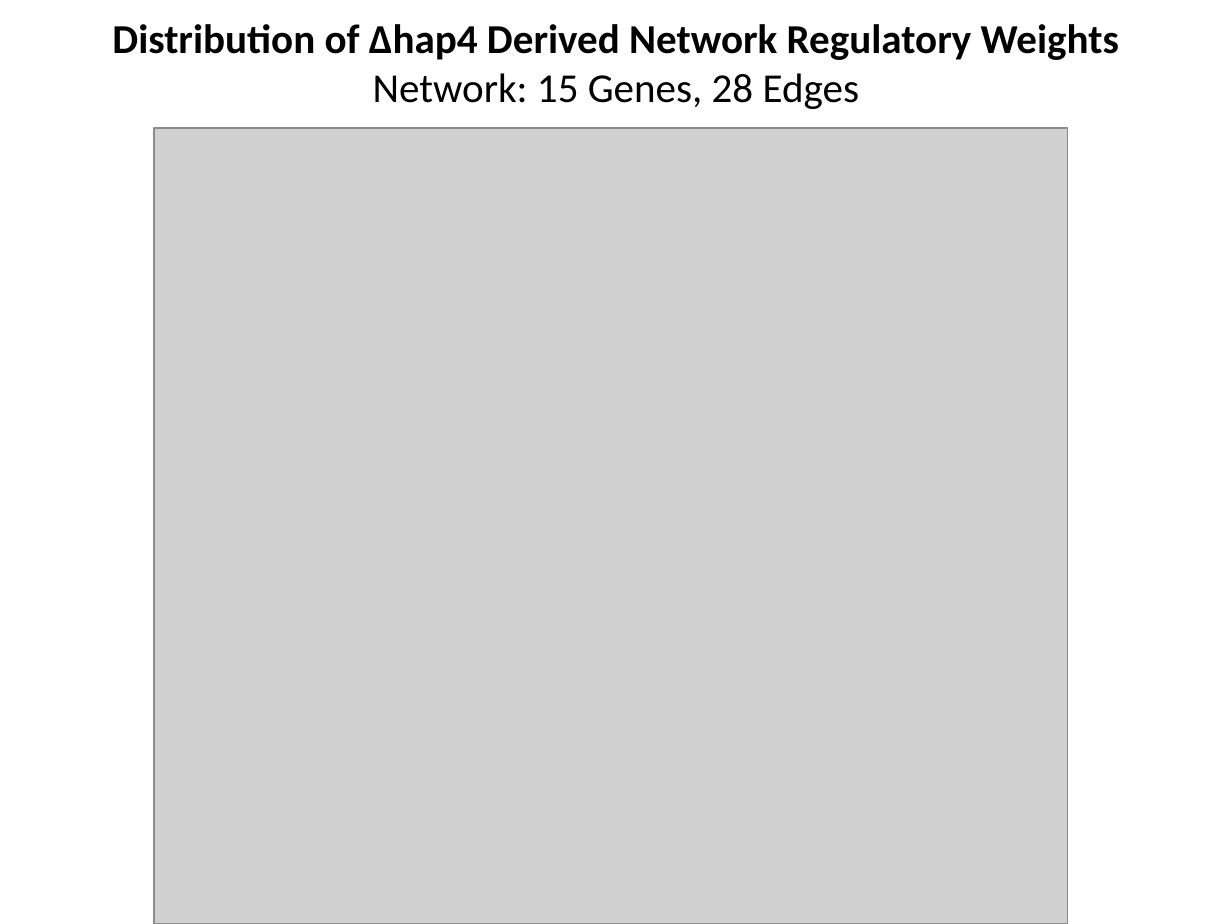
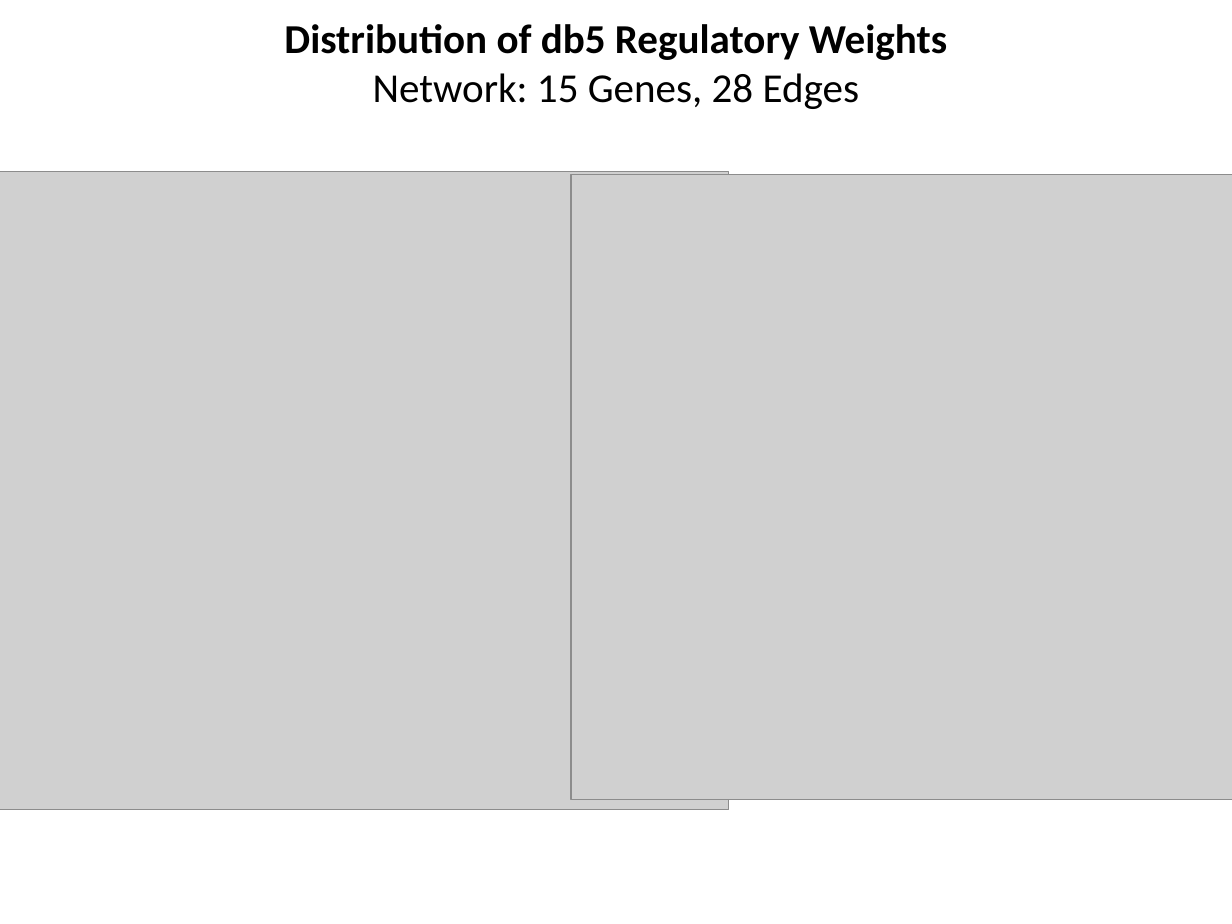
Before and after one commit to kdahlquist/DahlquistLab, a slide deck: slide 7 of documents/Weight-Distributions_Six-Networks_BK2017213.pptx (slide 6 before the commit). Drawn at 1232x924 pixels with LibreOffice and Linux fonts; fonts in the diff are those of the drawing; grey boxes stand for pictures. Boxes give left, top, right and bottom in pixels: in the first picture for what was removed or moved away, otherwise in the second. Text is boxed around its words. In the diff, an @@ line names an element or a change of style, - is before the commit and + after.

```diff
--- a/documents/Weight-Distributions_Six-Networks_BK2017213.pptx
+++ b/documents/Weight-Distributions_Six-Networks_BK2017213.pptx
@@ title at [284, 24, 947, 109]: text changed @@
-Distribution of ∆hap4 Derived Network Regulatory Weights
-Network: 15 Genes, 28 Edges
+Distribution of db5 Regulatory Weights
+Network: 15 Genes, 28 Edges
@@ picture removed at [154, 128, 1068, 924] @@
@@ picture added at [0, 171, 729, 809] @@
@@ picture added at [572, 175, 1232, 800] @@
```
Also in this commit, not shown: 6 other slides changed, 1 slide added.
